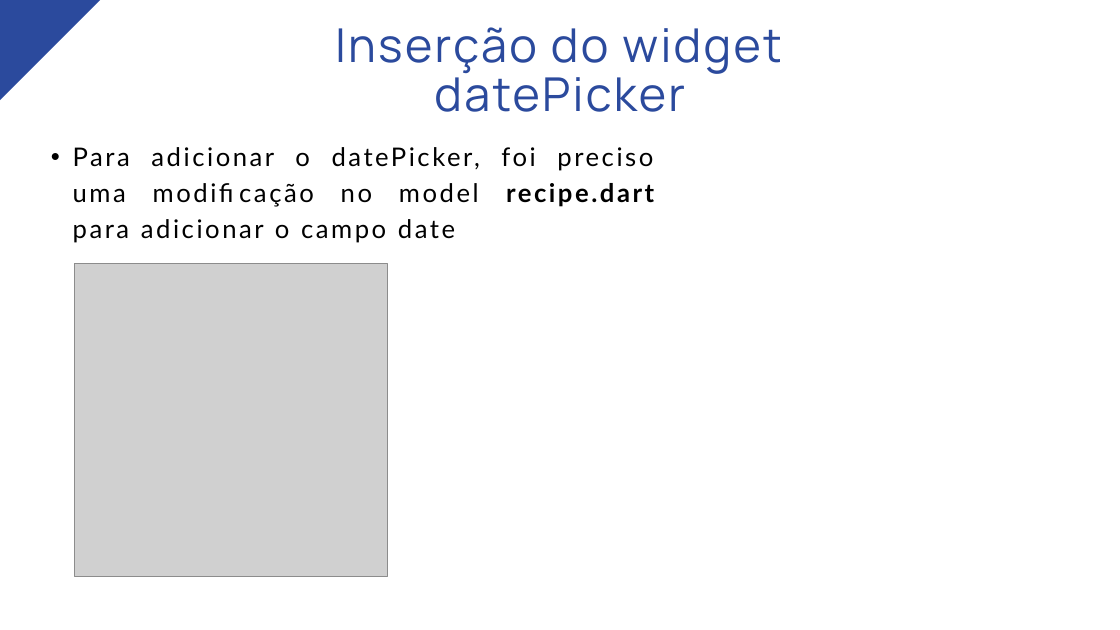
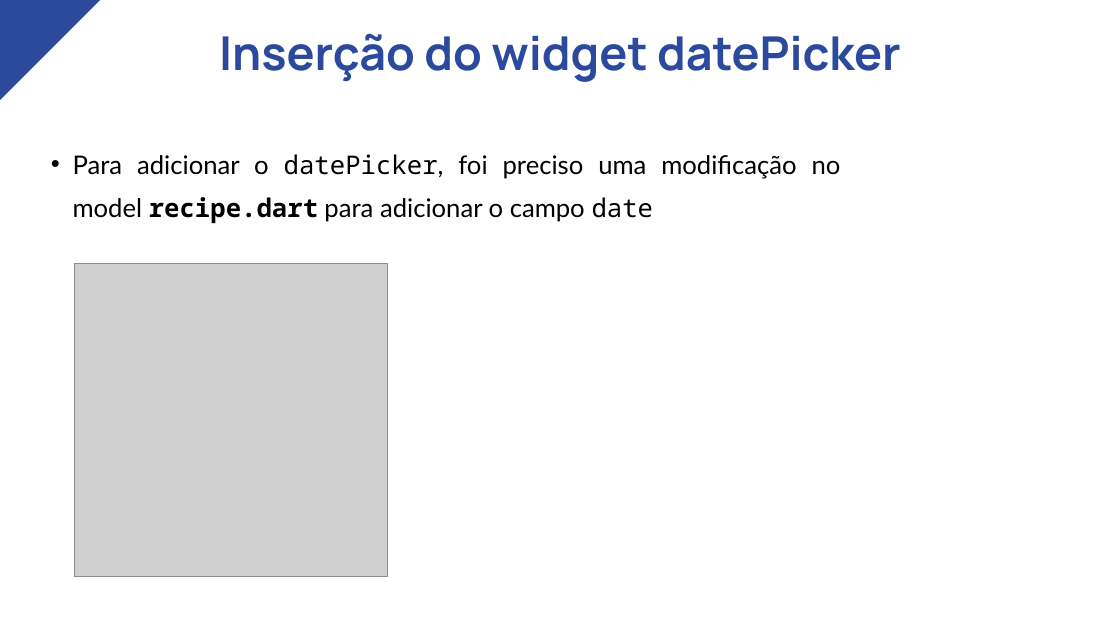
Before and after one commit to nataliascosta/Flutter, a slide deck: slide 9 of Módulo 10 - Componentes de formulários/Módulo X - Componentes de Formulários.pptx. Drawn at 1120x630 pixels with LibreOffice and Linux fonts; fonts in the diff are those of the drawing; grey boxes stand for pictures. Boxes give left, top, right and bottom in pixels: in the first picture for what was removed or moved away, otherwise in the second. Text is boxed around its words. In the diff, an @@ line names an element or a change of style, - is before the commit and + after.

```diff
--- a/Módulo 10 - Componentes de formulários/Módulo X - Componentes de Formulários.pptx
+++ b/Módulo 10 - Componentes de formulários/Módulo X - Componentes de Formulários.pptx
@@ text "Inserção do widget datePicker": place and size @@
-text "Inserção do widget datePicker" at (335, 27, 781, 112)
+text "Inserção do widget datePicker" at (219, 33, 901, 82)
@@ text "Inserção do widget datePicker" at (219, 33, 901, 82): letter spacing 3 to 0 pt, bold on; line spacing 63pt to 1.05 @@
@@ text "Para adicionar o datePicker, foi ..." at (73, 154, 841, 223): font Lato to Noto Sans Mono in "datePicker, recipe.dart date"; letter spacing 3.3 to 0 pt; line spacing 46.2pt to 1.4 @@
```
Also in this commit, not shown: 13 other slides changed, 2 other files.
